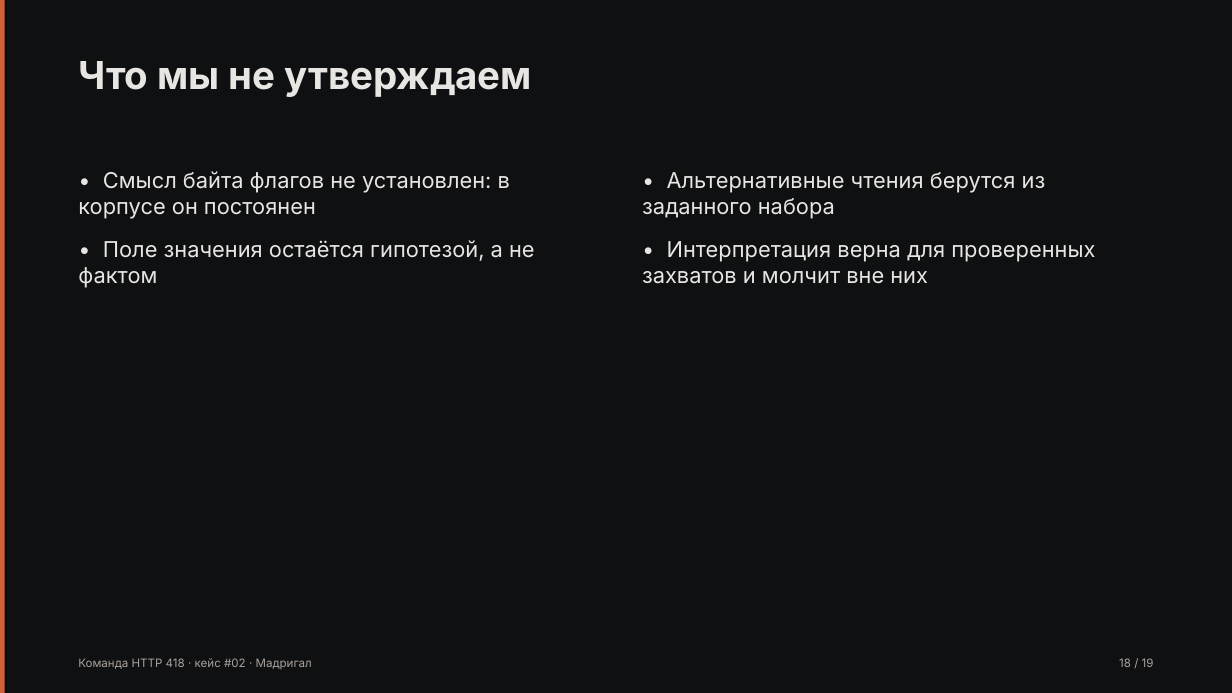
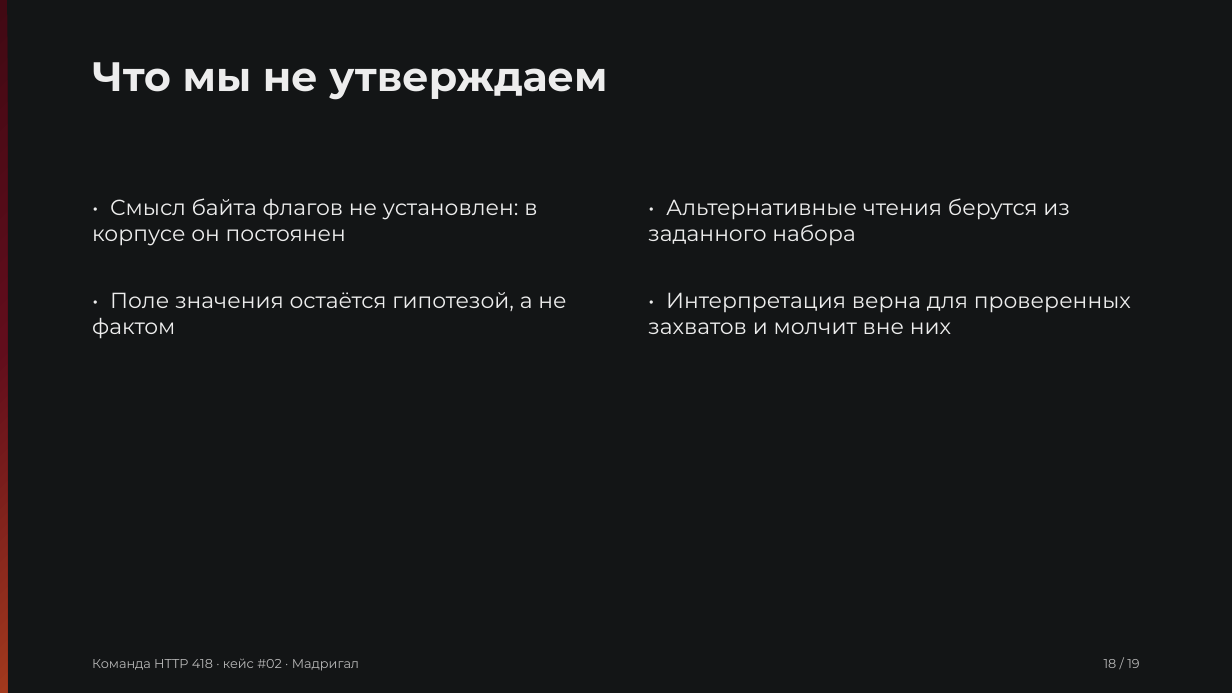
Before and after one commit to Pavel1778/madrigal-protocol-lab, a slide deck: slide 18 of presentation/slides.pptx. Drawn at 1232x693 pixels with LibreOffice and Linux fonts; fonts in the diff are those of the drawing. Boxes give left, top, right and bottom in pixels: in the first picture for what was removed or moved away, otherwise in the second. Text is boxed around its words. In the diff, an @@ line names an element or a change of style, - is before the commit and + after.

```diff
--- a/presentation/slides.pptx
+++ b/presentation/slides.pptx
@@ rectangle at [0,0,1232,693]: fill #0E1011 to #131516; shadow off @@
@@ rectangle at [0,0,7,693]: fill #D0603A to gradient #410913 to #610D1C to #A2391D; shadow off @@
@@ text "Что мы не утверждаем": place and size @@
-text "Что мы не утверждаем" at [78,61,532,97]
+text "Что мы не утверждаем" at [92,62,607,100]
@@ text "Что мы не утверждаем" at [92,62,607,100]: size 30 to 32 pt, font Inter to Montserrat, text colour #E8E6E3 to #EDEDED @@
@@ text "• Смысл байта флагов не ...": place and size @@
-text "• Смысл байта флагов не ..." at [78,171,510,219]
+text "• Смысл байта флагов не ..." at [92,198,537,246]
@@ text "• Альтернативные чтения берутся из ...": place and size @@
-text "• Альтернативные чтения берутся из ..." at [642,172,1046,219]
+text "• Альтернативные чтения берутся из ..." at [648,198,1069,245]
@@ font Inter to Montserrat, text colour #E8E6E3 to #EDEDED in 4 elements at [648,198,1069,245], [92,198,537,246], [648,292,1131,334], [92,292,566,339] @@
@@ text "• Поле значения остаётся гипотезой, ...": place and size @@
-text "• Поле значения остаётся гипотезой, ..." at [78,240,535,288]
+text "• Поле значения остаётся гипотезой, ..." at [92,292,566,339]
@@ text "• Интерпретация верна для проверенных ...": place and size @@
-text "• Интерпретация верна для проверенных ..." at [642,241,1095,284]
+text "• Интерпретация верна для проверенных ..." at [648,292,1131,334]
@@ text "Команда HTTP 418 · кейс ...": place and size @@
-text "Команда HTTP 418 · кейс ..." at [78,658,312,669]
+text "Команда HTTP 418 · кейс ..." at [92,658,359,671]
@@ text "Команда HTTP 418 · кейс ..." at [92,658,359,671]: size 9 to 10 pt, font Inter to Montserrat, text colour #A8A29E to #B8B8B8 @@
@@ text "18 / 19" at [1104,659,1139,668]: size 9 to 10 pt, font Inter to Montserrat, text colour #A8A29E to #B8B8B8 @@
@@ text "18 / 19": place and size @@
-text "18 / 19" at [1119,658,1154,667]
+text "18 / 19" at [1104,659,1139,668]
```
Also in this commit, not shown: 18 other slides changed, 41 other files.
